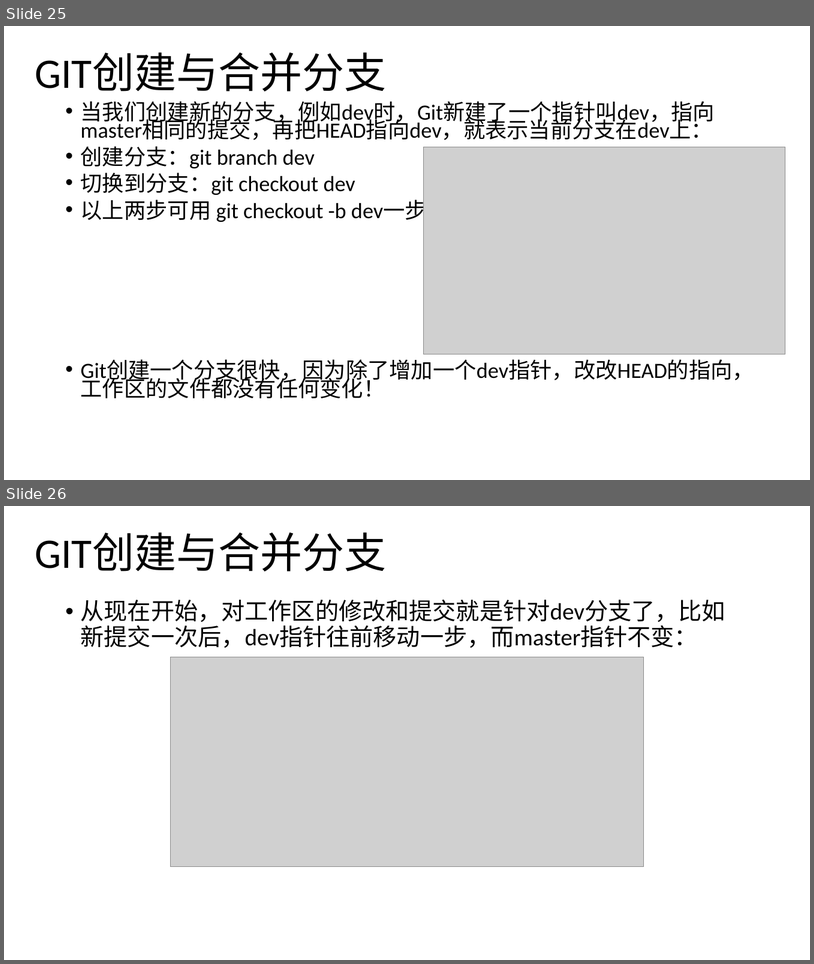
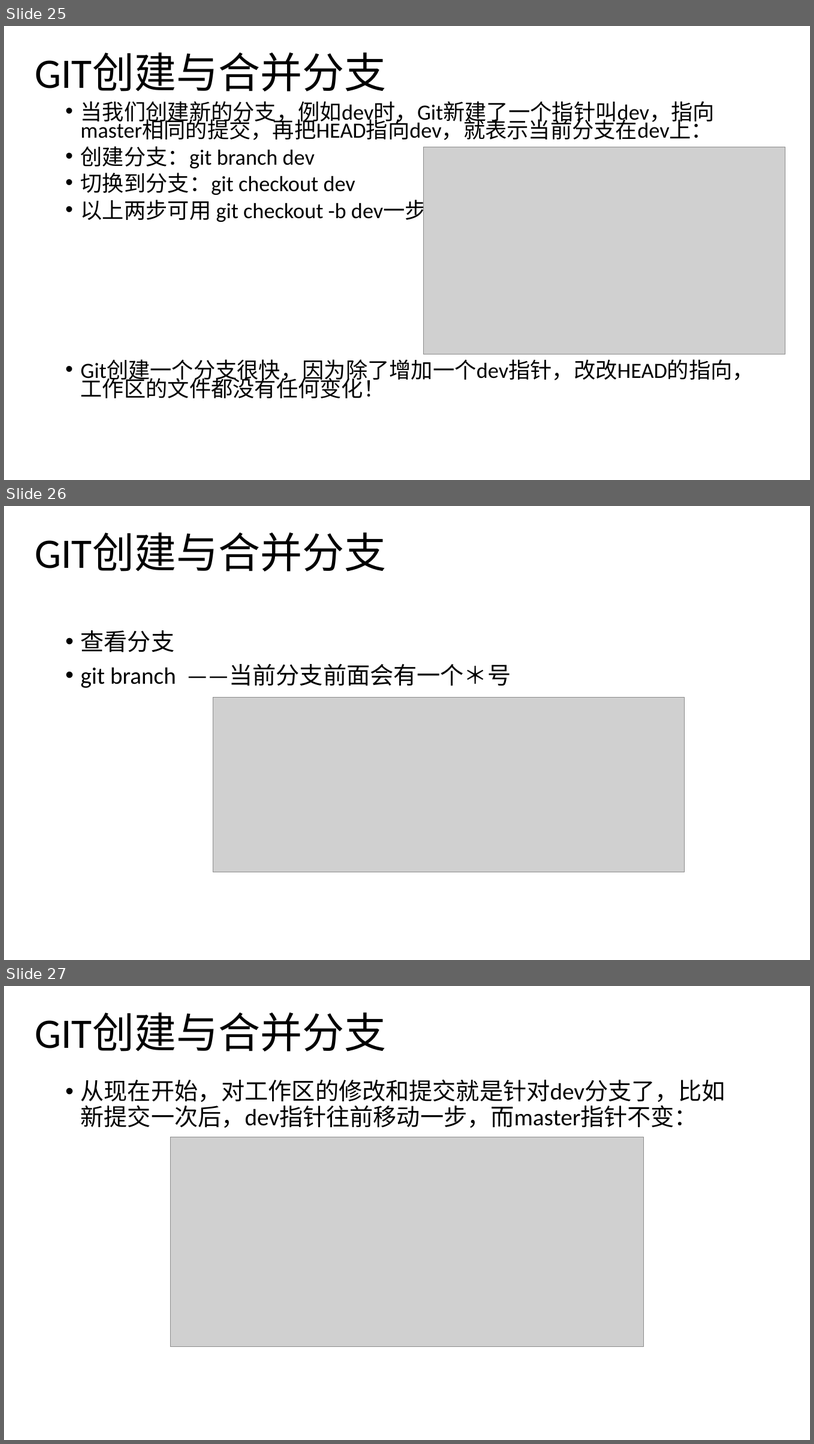
Before and after one commit to noprom/shandong, a slide deck: doc/ppt/helin.pptx. Shown one above the other, each under a label of ours: slides 25 and 26 before the commit, slides 25, 26 and 27 after it. The pictures are 814x964 and 814x1444 pixels, drawn with LibreOffice and Linux fonts; fonts in the diff are those of the drawing; grey boxes stand for pictures. Boxes give left, top, right and bottom in pixels: in the first picture for what was removed or moved away, otherwise in the second. Text is boxed around its words. In the diff, an @@ line names an element or a change of style, - is before the commit and + after.

```diff
--- a/doc/ppt/helin.pptx
+++ b/doc/ppt/helin.pptx
@@ slide 26 added at <box>4,506,810,960</box>, background #FFFFFF @@
@@ text added at <box>35,532,386,571</box>, 50 pt, text #000000 @@
+GIT创建与合并分支
@@ text added at <box>81,630,512,688</box>, 28 pt, text #000000 @@
+• 查看分支
+• git branch ——当前分支前面会有一个＊号
@@ picture added at <box>213,697,684,872</box> @@
@@ what was slide 26 is now slide 27 @@
```
Also in this commit, not shown: 2 slides changed, 1 slide removed.
